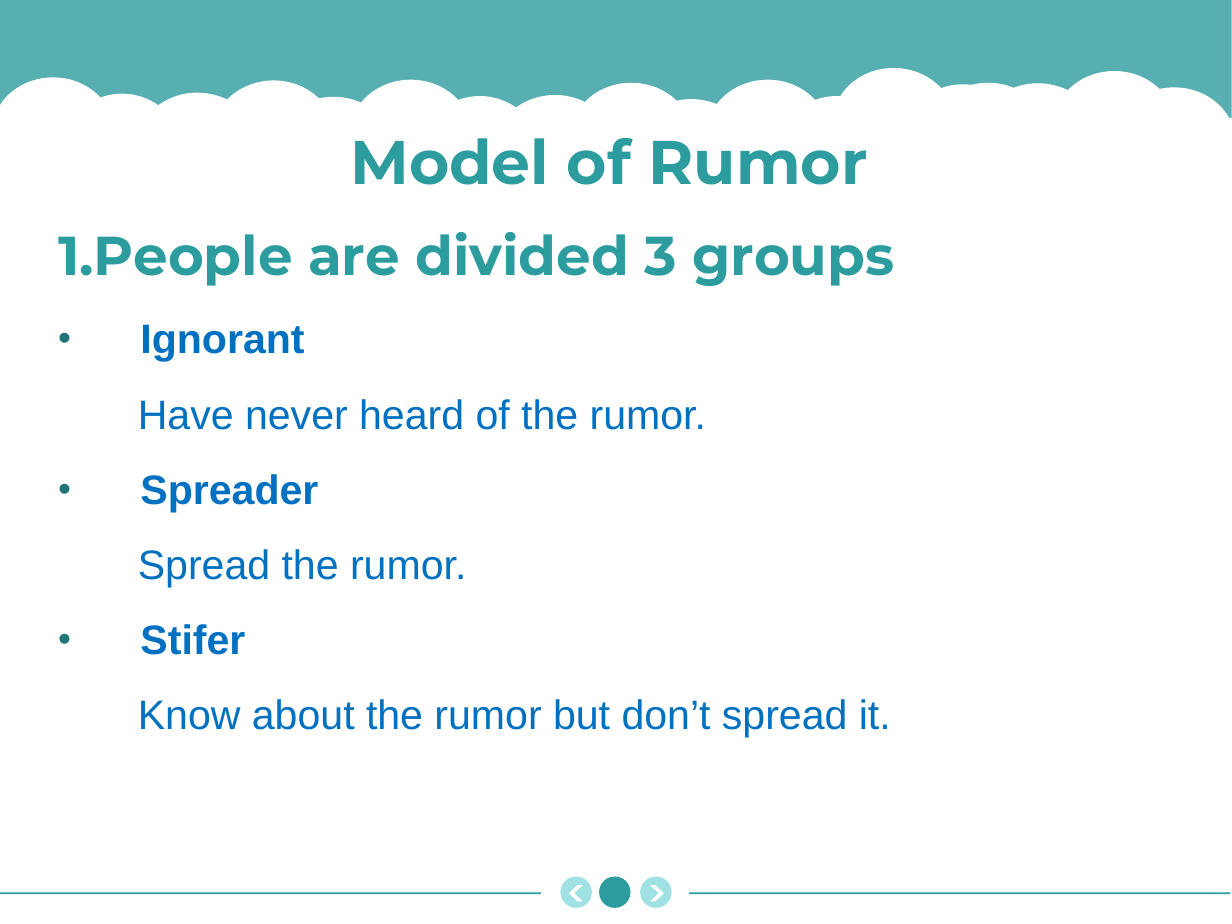
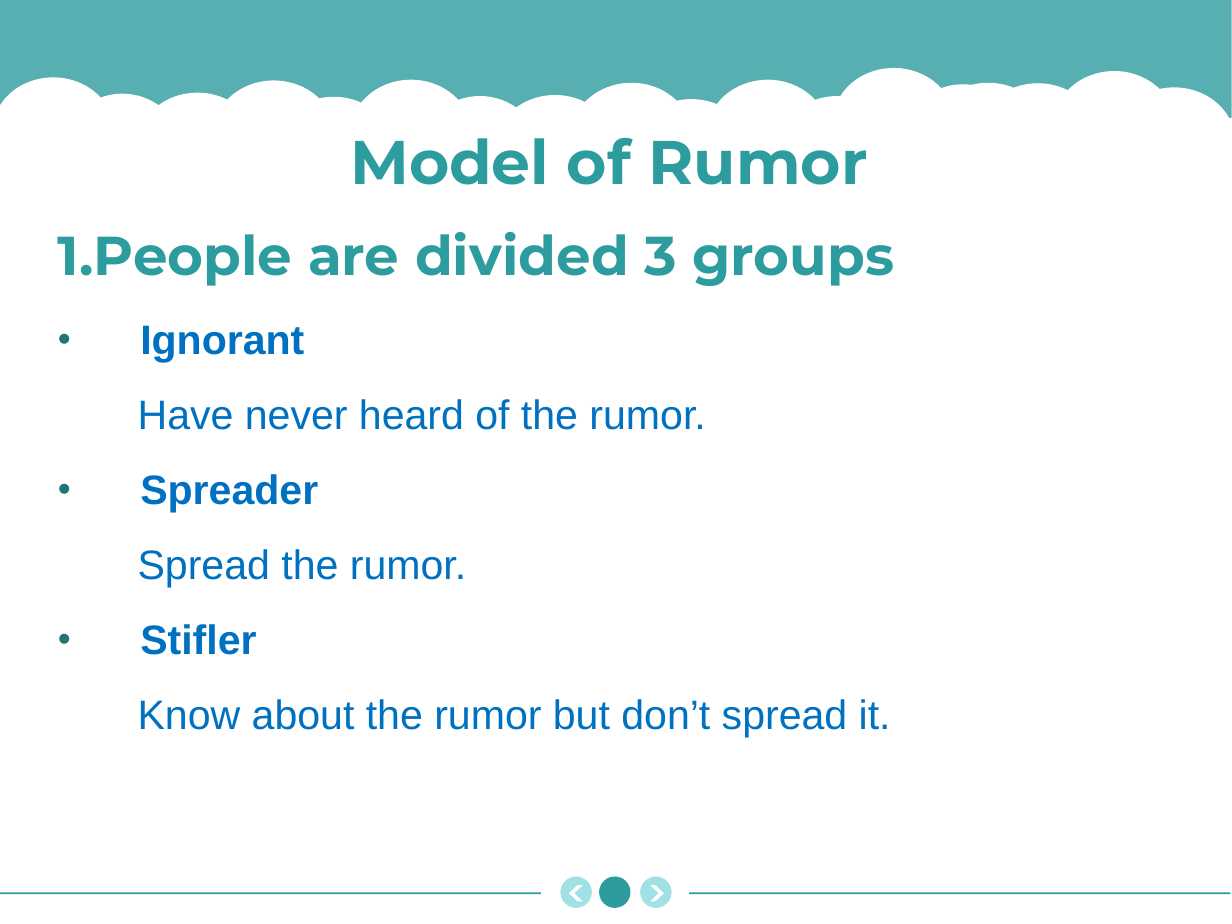
Before and after one commit to AnthonyYangzhiHong/CS579project, a slide deck: slide 7 of project_proposal_demo_show.ppt. Drawn at 1232x924 pixels with LibreOffice and Linux fonts; fonts in the diff are those of the drawing; background and template pictures are left out. Boxes give left, top, right and bottom in pixels: in the first picture for what was removed or moved away, otherwise in the second. Text is boxed around its words. In the diff, an @@ line names an element or a change of style, - is before the commit and + after.

Commit message:
slides

```diff
--- a/project_proposal_demo_show.ppt
+++ b/project_proposal_demo_show.ppt
@@ text at (140, 624, 256, 655): text changed @@
-• Stifer
+• Stifler
```
Also in this commit, not shown: 12 other slides changed.
